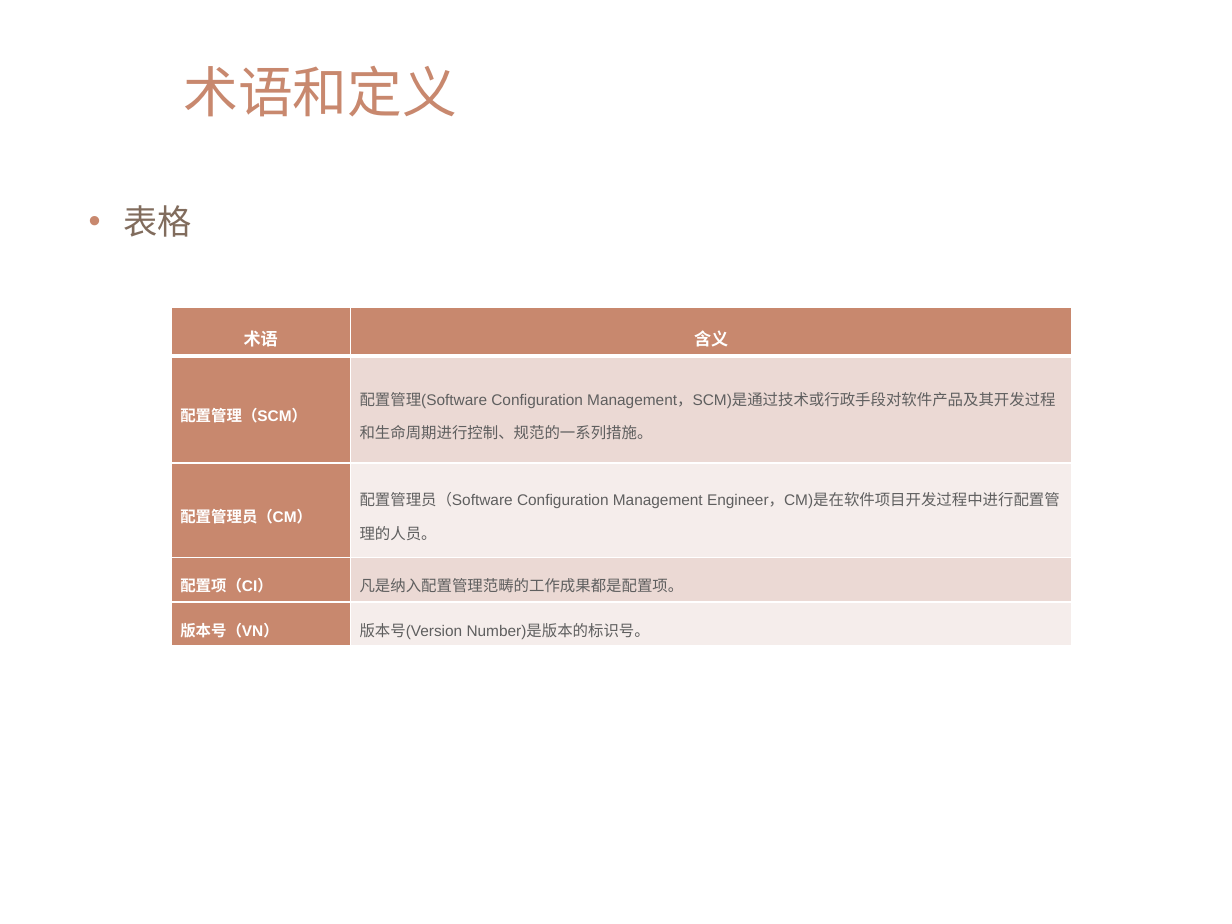
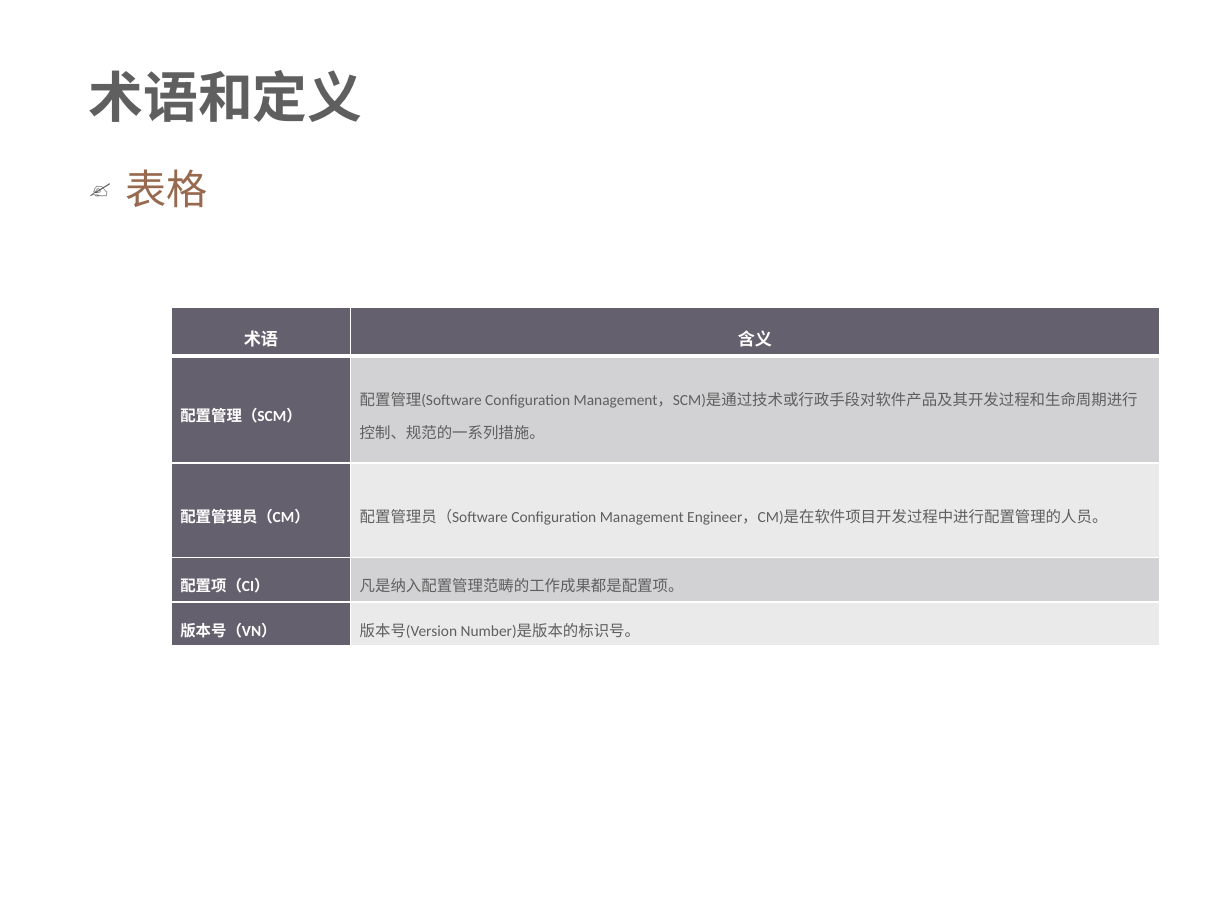
Before and after one commit to xianmomo/demo, a slide deck: slide 4 of 新员工入职指引/配置管理规范及要求.pptx (slide 3 before the commit). Drawn at 1232x924 pixels with LibreOffice and Linux fonts; fonts in the diff are those of the drawing; background and template pictures are left out. Boxes give left, top, right and bottom in pixels: in the first picture for what was removed or moved away, otherwise in the second. Text is boxed around its words. In the diff, an @@ line names an element or a change of style, - is before the commit and + after.

```diff
--- a/新员工入职指引/配置管理规范及要求.pptx
+++ b/新员工入职指引/配置管理规范及要求.pptx
@@ rectangle added at (x1=0, y1=0, x2=669, y2=924), fill #FFFFFF at 92% opacity @@
@@ title "术语和定义" moved from (x1=183, y1=66, x2=457, y2=117) to (x1=89, y1=70, x2=363, y2=122) @@
@@ title "术语和定义" at (x1=89, y1=70, x2=363, y2=122): font Arial to Roboto, text colour #C8886E to #5F5F5F, bold on; line spacing 1 to 0.9; vertical alignment middle to bottom @@
@@ text "表格" moved from (x1=123, y1=205, x2=191, y2=237) to (x1=125, y1=169, x2=207, y2=208) @@
@@ text "表格" at (x1=125, y1=169, x2=207, y2=208): size 20 to 24 pt, font Arial to Calibri, text colour #816C5D to #976A4F; bullet • to ✍; line spacing 1 to 0.9; less space between paragraphs; bullet colour #C8886E to #5F5F5F @@
@@ table at (x1=171, y1=307, x2=1161, y2=647) @@
@@ fill #C8886E to #64606D in 6 cells @@
@@ fill #EBDAD5 to #D3D2D4 in 2 cells @@
@@ fill #F5EDEB to #EAEAEB in 2 cells @@
@@ font Arial to Calibri @@
@@ table resized from (x1=171, y1=307, x2=1072, y2=647) to (x1=171, y1=307, x2=1161, y2=647) @@
```
Also in this commit, not shown: 10 other slides changed, 11 slides added, 3 slides removed.
